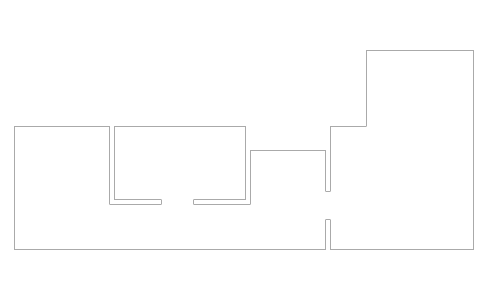
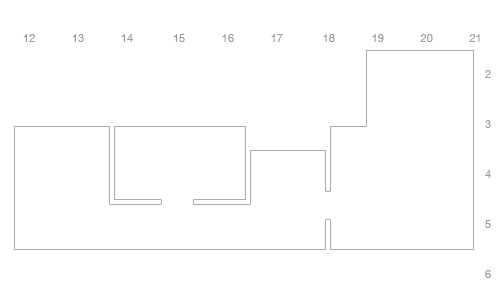
Before/after of a 500×300 layered artwork. What changed in the layer stack:
added layer "12 13 14 15 16" above "2 3 4 5 6" over [23, 34, 480, 42]
added layer "2 3 4 5 6" above "Rectangle 2" over [485, 70, 491, 278]
